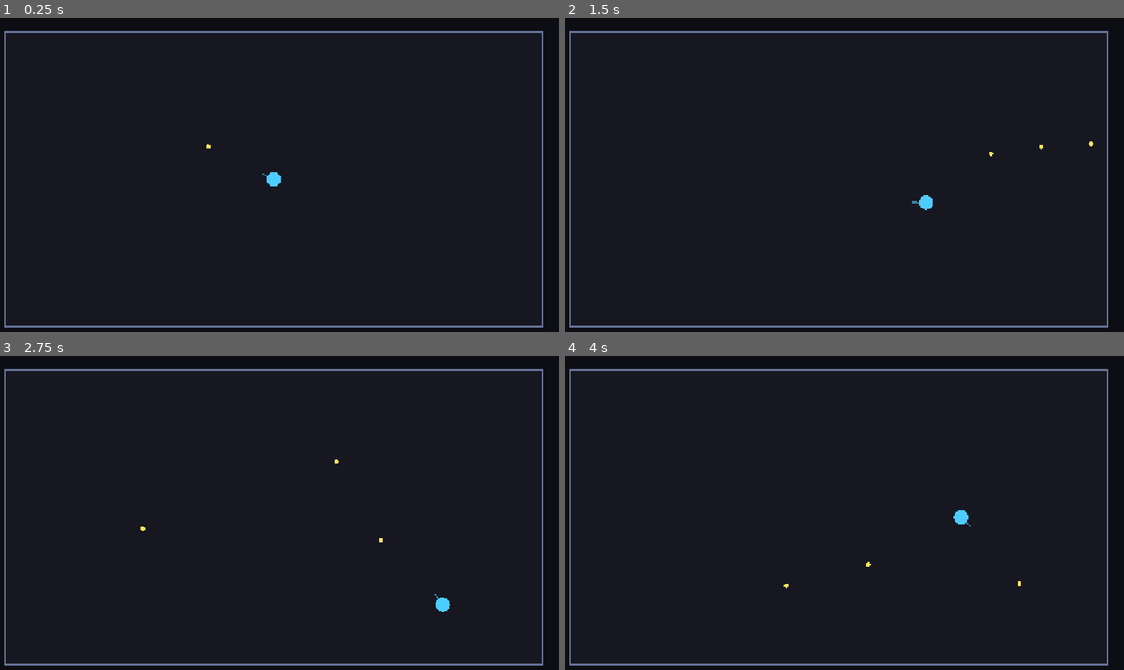
Above: before the commit, frames 1-4 (two rows, left to right).
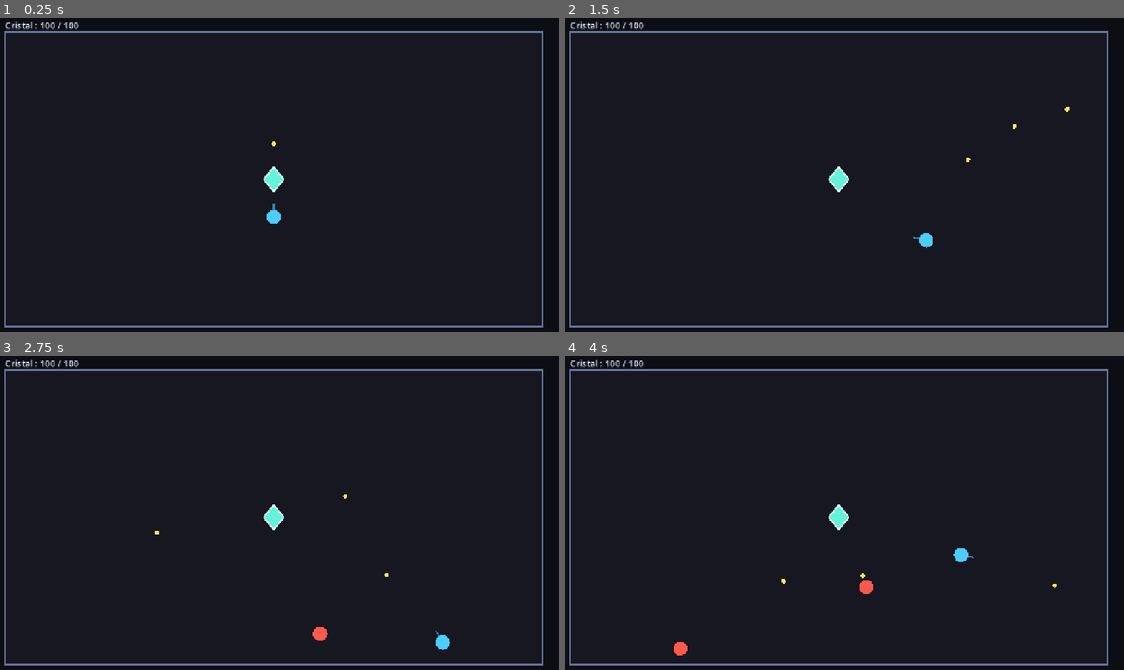
Above: after the commit, the same moments.

Repository: keutarcrash-sudo/first-game
Game: Godot game, scene res://src/game/main.tscn
The game is run twice, just before and just after one commit, with the same random seed, the same clock (stepped at 60 frames per second) and the same inputs.
Inputs (mouse positions are in pixels of both pictures, inside the frame that each line leads up to):
- Up to frame 1 (0.25 s): no input
- Up to frame 2 (1.5 s): tap Enter at 0.5 s; move the mouse to (967, 162) at 0.52 s; hold D (move_right) 0.53-1.28 s; move the mouse to (721, 196) at 1.27 s; hold S (move_down) from 1.28 s (still down)
- Up to frame 3 (2.75 s): move the mouse to (329, 447) at 2.02 s; release S (move_down) at 2.03 s; hold D (move_right) from 2.03 s (still down)
- Up to frame 4 (4 s): move the mouse to (810, 582) at 2.77 s; release D (move_right) at 2.78 s; hold Z (move_up) 2.78-3.53 s; move the mouse to (1012, 566) at 3.52 s; hold Q (move_left) from 3.53 s (still down)

The runs differ from the first frame. In frame 1, 0.5% of the frame differs, in the area x 1-51%, y 1-66%; in frame 2, 0.6%; in frame 3, 0.7%; in frame 4, 0.8%, in the area x 1-88%, y 1-96%.

Commit message:
feat: cristal, ennemis et vagues croissantes ; projectiles supprimés hors de l'arène (story 002)
Story: production/epics/cristal-combo/story-002-cristal-ennemis-vagues.md

Co-Authored-By: Claude Opus 5.5 <noreply@anthropic.com>
Claude-Session: https://claude.ai/code/session_01UVM1eXdfi8dYgM4xtfgzQe

Diff:
--- /dev/null
+++ b/assets/data/defence_stats.json
@@ -0,0 +1,10 @@
+{
+	"crystal_max_hp": 100.0,
+	"crystal_radius": 28.0,
+	"enemy_base_hp": 30.0,
+	"enemy_speed": 90.0,
+	"enemy_contact_damage": 10.0,
+	"enemy_radius": 16.0,
+	"spawn_margin": 10.0,
+	"hero_start_gap": 40.0
+}
--- /dev/null
+++ b/assets/data/waves.json
@@ -0,0 +1,15 @@
+{
+	"first_wave_delay": 2.0,
+	"delay_between_waves": 4.0,
+	"waves": [
+		{ "enemy_count": 4, "hp_multiplier": 1.0, "spawn_interval": 1.5 },
+		{ "enemy_count": 6, "hp_multiplier": 1.0, "spawn_interval": 1.2 },
+		{ "enemy_count": 8, "hp_multiplier": 1.5, "spawn_interval": 1.0 }
+	],
+	"growth": {
+		"enemy_count_per_wave": 2.0,
+		"hp_multiplier_per_wave": 0.25,
+		"spawn_interval_factor": 0.92,
+		"min_spawn_interval": 0.25
+	}
+}
--- /dev/null
+++ b/src/crystal/crystal.gd
@@ -0,0 +1,48 @@
+## The crystal to defend (story 002, design/game-brief.md MVP feature 2).
+## Holds the hit points; enemies call [method take_damage] when they touch it.
+class_name Crystal
+extends Node2D
+
+const COLOR := Color(0.4, 0.95, 0.85)
+const OUTLINE_COLOR := Color(0.85, 1.0, 0.97)
+const OUTLINE_WIDTH := 3.0
+
+## Emitted after every change of hit points.
+signal health_changed(current_hp: float, max_hp: float)
+## Emitted once, when hit points reach zero.
+signal destroyed
+
+## Crystal radius, in pixels.
+var radius: float
+## Current hit points.
+var current_hp: float
+## Hit points at full health.
+var max_hp: float
+
+
+## Sets hit points and size from [param stats]. Call once, before the first physics frame.
+func setup(stats: DefenceStats) -> void:
+	radius = stats.crystal_radius
+	max_hp = stats.crystal_max_hp
+	current_hp = max_hp
+	queue_redraw()
+
+
+## Removes [param amount] hit points. Ignored once the crystal is destroyed.
+func take_damage(amount: float) -> void:
+	if current_hp <= 0.0:
+		return
+	current_hp = maxf(current_hp - amount, 0.0)
+	health_changed.emit(current_hp, max_hp)
+	if current_hp <= 0.0:
+		destroyed.emit()
+
+
+func _draw() -> void:
+	var points := PackedVector2Array([
+		Vector2(0.0, -radius), Vector2(radius * 0.8, 0.0),
+		Vector2(0.0, radius), Vector2(-radius * 0.8, 0.0),
+	])
+	draw_colored_polygon(points, COLOR)
+	points.append(points[0])
+	draw_polyline(points, OUTLINE_COLOR, OUTLINE_WIDTH)
--- /dev/null
+++ b/src/crystal/crystal.tscn
@@ -0,0 +1,6 @@
+[gd_scene format=3]
+
+[ext_resource type="Script" path="res://src/crystal/crystal.gd" id="1_crystal"]
+
+[node name="Crystal" type="Node2D"]
+script = ExtResource("1_crystal")
--- /dev/null
+++ b/src/crystal/defence_stats.gd
@@ -0,0 +1,60 @@
+## Tuning values for the crystal and the enemies (story 002,
+## design/game-brief.md MVP feature 2). Loaded once from a JSON file;
+## every value is required and must be a positive number.
+class_name DefenceStats
+extends RefCounted
+
+const REQUIRED_KEYS := [
+	"crystal_max_hp", "crystal_radius",
+	"enemy_base_hp", "enemy_speed", "enemy_contact_damage", "enemy_radius",
+	"spawn_margin", "hero_start_gap",
+]
+
+## Crystal hit points at the start of the game.
+var crystal_max_hp: float
+## Crystal radius, in pixels (drawing and contact distance).
+var crystal_radius: float
+## Enemy hit points before the wave multiplier.
+var enemy_base_hp: float
+## Enemy walking speed, in pixels per second.
+var enemy_speed: float
+## Damage an enemy deals to the crystal when it touches it.
+var enemy_contact_damage: float
+## Enemy radius, in pixels (collision, drawing, contact distance). Keep it
+## above bullet_speed / 60 / 2 so a bullet cannot tunnel through an enemy.
+var enemy_radius: float
+## Distance in pixels between the arena edge and the enemy spawn line.
+var spawn_margin: float
+## Free space in pixels between the crystal and the hero's starting position.
+var hero_start_gap: float
+
+
+## Reads and validates the JSON file at [param path]. Returns [code]null[/code]
+## and prints an error naming the file and the faulty key if anything is wrong.
+static func load_from_file(path: String) -> DefenceStats:
+	var text: String = FileAccess.get_file_as_string(path)
+	if text.is_empty():
+		push_error("DefenceStats: cannot read '%s' (%s)." % [path, error_string(FileAccess.get_open_error())])
+		return null
+	var data: Variant = JSON.parse_string(text)
+	if not data is Dictionary:
+		push_error("DefenceStats: '%s' is not a valid JSON object." % path)
+		return null
+	for key: String in REQUIRED_KEYS:
+		if not data.has(key):
+			push_error("DefenceStats: key '%s' is missing in '%s'." % [key, path])
+			return null
+		var value: Variant = data[key]
+		if not (value is float or value is int) or value <= 0:
+			push_error("DefenceStats: key '%s' in '%s' must be a positive number (got %s)." % [key, path, value])
+			return null
+	var stats := DefenceStats.new()
+	stats.crystal_max_hp = data["crystal_max_hp"]
+	stats.crystal_radius = data["crystal_radius"]
+	stats.enemy_base_hp = data["enemy_base_hp"]
+	stats.enemy_speed = data["enemy_speed"]
+	stats.enemy_contact_damage = data["enemy_contact_damage"]
+	stats.enemy_radius = data["enemy_radius"]
+	stats.spawn_margin = data["spawn_margin"]
+	stats.hero_start_gap = data["hero_start_gap"]
+	return stats
--- /dev/null
+++ b/src/enemies/enemy.gd
@@ -0,0 +1,71 @@
+## Enemy (story 002): walks straight to the crystal. Sits on physics layer 2
+## ("enemies") so hero bullets hit it, and implements [method take_damage].
+## Contact with the crystal is tested here, by distance, on every physics
+## frame: an enemy never depends on a one-shot signal, so it cannot get stuck
+## against the crystal (known bug of the GDevelop prototype).
+class_name Enemy
+extends Area2D
+
+const COLOR := Color(1.0, 0.35, 0.3)
+const DAMAGED_DARKEN := 0.55  # Colour brightness at 0 HP, scaled up to 1 at full HP.
+const ENEMY_LAYER := 2  # Bit value of physics layer 2, "enemies".
+
+var _crystal: Crystal
+var _target: Vector2
+var _touch_distance_sq: float
+var _contact_damage: float
+var _speed: float
+var _radius: float
+var _hp: float
+var _max_hp: float
+
+
+## Sets stats, hit points ([param hp]), spawn position and target. Call before adding the enemy to the tree.
+func setup(stats: DefenceStats, hp: float, start_position: Vector2, crystal: Crystal) -> void:
+	_crystal = crystal
+	_target = crystal.global_position
+	_contact_damage = stats.enemy_contact_damage
+	_speed = stats.enemy_speed
+	_radius = stats.enemy_radius
+	_hp = hp
+	_max_hp = hp
+	var touch_distance: float = crystal.radius + _radius
+	_touch_distance_sq = touch_distance * touch_distance
+	position = start_position
+
+
+func _ready() -> void:
+	collision_layer = ENEMY_LAYER
+	collision_mask = 0
+	monitoring = false
+	var shape := CircleShape2D.new()
+	shape.radius = _radius
+	var collision := CollisionShape2D.new()
+	collision.shape = shape
+	add_child(collision)
+
+
+func _physics_process(delta: float) -> void:
+	# An enemy killed this frame (queued for deletion) must not hurt the crystal.
+	if is_queued_for_deletion():
+		return
+	position = position.move_toward(_target, _speed * delta)
+	if position.distance_squared_to(_target) <= _touch_distance_sq:
+		_crystal.take_damage(_contact_damage)
+		queue_free()
+
+
+func _draw() -> void:
+	var shade: float = lerpf(DAMAGED_DARKEN, 1.0, _hp / _max_hp)
+	draw_circle(Vector2.ZERO, _radius, Color(COLOR.r * shade, COLOR.g * shade, COLOR.b * shade))
+
+
+## Removes [param amount] hit points; the enemy is freed at zero.
+func take_damage(amount: float) -> void:
+	if is_queued_for_deletion():
+		return
+	_hp -= amount
+	if _hp <= 0.0:
+		queue_free()
+	else:
+		queue_redraw()
--- a/src/game/main.gd
+++ b/src/game/main.gd
@@ -1,8 +1,12 @@
-## Arena for story 001: dark background, visible arena bounds and the hero.
-## Loads the tuning data once and hands it to the hero.
+## Arena (stories 001-002): dark background, visible arena bounds, the hero,
+## the crystal and the wave spawner. Loads the tuning data once and hands it
+## to each part. When the crystal is destroyed the whole tree is paused, which
+## stops spawning, enemies, bullets and the hero.
 extends Node2D
 
 const STATS_PATH := "res://assets/data/hero_stats.json"
+const DEFENCE_PATH := "res://assets/data/defence_stats.json"
+const WAVES_PATH := "res://assets/data/waves.json"
 const FLOOR_COLOR := Color(0.09, 0.09, 0.13)
 const BORDER_COLOR := Color(0.4, 0.45, 0.6)
 const BORDER_WIDTH := 4.0
@@ -11,19 +15,36 @@
 
 @onready var _hero: Hero = $Hero
 @onready var _bullets: Node2D = $Bullets
+@onready var _enemies: Node2D = $Enemies
+@onready var _crystal: Crystal = $Crystal
+@onready var _spawner: WaveSpawner = $WaveSpawner
+@onready var _hud: CrystalHud = $Hud
 
 
 func _ready() -> void:
 	var stats: HeroStats = HeroStats.load_from_file(STATS_PATH)
-	if stats == null:
+	var defence: DefenceStats = DefenceStats.load_from_file(DEFENCE_PATH)
+	var curve: WaveCurve = WaveCurve.load_from_file(WAVES_PATH)
+	if stats == null or defence == null or curve == null:
 		_hero.queue_free()
+		_crystal.queue_free()
 		return
 	_arena_rect = Rect2((get_viewport_rect().size - stats.arena_size) / 2.0, stats.arena_size)
 	_hero.setup(stats, _arena_rect, _bullets)
-	_hero.global_position = _arena_rect.get_center()
+	_crystal.global_position = _arena_rect.get_center()
+	_crystal.setup(defence)
+	# The hero starts below the crystal, not on top of it.
+	_hero.global_position = _crystal.global_position + Vector2(0.0, defence.crystal_radius + stats.hero_radius + defence.hero_start_gap)
+	_hud.bind(_crystal)
+	_crystal.destroyed.connect(_on_crystal_destroyed)
+	_spawner.setup(curve, defence, _arena_rect, _crystal, _enemies)
 	queue_redraw()
 
 
 func _draw() -> void:
 	draw_rect(_arena_rect, FLOOR_COLOR)
 	draw_rect(_arena_rect, BORDER_COLOR, false, BORDER_WIDTH)
+
+
+func _on_crystal_destroyed() -> void:
+	get_tree().paused = true
--- a/src/game/main.tscn
+++ b/src/game/main.tscn
@@ -2,10 +2,23 @@
 
 [ext_resource type="Script" path="res://src/game/main.gd" id="1_main"]
 [ext_resource type="PackedScene" path="res://src/hero/hero.tscn" id="2_hero"]
+[ext_resource type="PackedScene" path="res://src/crystal/crystal.tscn" id="3_crystal"]
+[ext_resource type="Script" path="res://src/waves/wave_spawner.gd" id="4_spawner"]
+[ext_resource type="Script" path="res://src/ui/crystal_hud.gd" id="5_hud"]
 
 [node name="Main" type="Node2D"]
 script = ExtResource("1_main")
 
+[node name="Crystal" parent="." instance=ExtResource("3_crystal")]
+
+[node name="Enemies" type="Node2D" parent="."]
+
 [node name="Bullets" type="Node2D" parent="."]
 
 [node name="Hero" parent="." instance=ExtResource("2_hero")]
+
+[node name="WaveSpawner" type="Node" parent="."]
+script = ExtResource("4_spawner")
+
+[node name="Hud" type="CanvasLayer" parent="."]
+script = ExtResource("5_hud")
--- a/src/hero/hero.gd
+++ b/src/hero/hero.gd
@@ -12,6 +12,7 @@
 
 var _stats: HeroStats
 var _bullet_parent: Node
+var _arena_rect: Rect2
 var _min_position: Vector2
 var _max_position: Vector2
 var _aim_direction := Vector2.RIGHT
@@ -23,6 +24,7 @@
 func setup(stats: HeroStats, arena_rect: Rect2, bullet_parent: Node) -> void:
 	_stats = stats
 	_bullet_parent = bullet_parent
+	_arena_rect = arena_rect
 	var margin := Vector2(stats.hero_radius, stats.hero_radius)
 	_min_position = arena_rect.position + margin
 	_max_position = arena_rect.end - margin
@@ -63,6 +65,6 @@
 
 func _fire() -> void:
 	var bullet := HeroBullet.new()
-	bullet.setup(_stats, _aim_direction)
+	bullet.setup(_stats, _aim_direction, _arena_rect)
 	_bullet_parent.add_child(bullet)
 	bullet.global_position = global_position
--- a/src/hero/hero_bullet.gd
+++ b/src/hero/hero_bullet.gd
@@ -14,12 +14,15 @@
 var _velocity: Vector2
 var _max_range: float
 var _radius: float
+var _arena_rect: Rect2
 var _travelled := 0.0
 
 
 ## Sets damage, speed, range and size from [param stats], and the flight
-## direction (a normalised vector). Call before adding the bullet to the tree.
-func setup(stats: HeroStats, direction: Vector2) -> void:
+## direction (a normalised vector). The bullet is freed as soon as it leaves
+## [param arena_rect]. Call before adding the bullet to the tree.
+func setup(stats: HeroStats, direction: Vector2, arena_rect: Rect2) -> void:
+	_arena_rect = arena_rect
 	damage = stats.bullet_damage
 	_velocity = direction * stats.bullet_speed
 	_max_range = stats.bullet_max_range
@@ -42,7 +45,7 @@
 	var step: Vector2 = _velocity * delta
 	position += step
 	_travelled += step.length()
-	if _travelled >= _max_range:
+	if _travelled >= _max_range or not _arena_rect.has_point(global_position):
 		queue_free()
 
 
--- /dev/null
+++ b/src/ui/crystal_hud.gd
@@ -0,0 +1,45 @@
+## On-screen display (story 002): crystal hit points and the defeat message.
+## Only listens to the crystal's signals; knows nothing else about the game.
+class_name CrystalHud
+extends CanvasLayer
+
+const HP_FONT_SIZE := 20
+const DEFEAT_FONT_SIZE := 56
+const HP_POSITION := Vector2(40.0, 2.0)
+const TEXT_COLOR := Color(0.9, 0.95, 1.0)
+const DEFEAT_COLOR := Color(1.0, 0.4, 0.35)
+
+var _hp_label: Label
+var _defeat_label: Label
+
+
+func _ready() -> void:
+	_hp_label = Label.new()
+	_hp_label.position = HP_POSITION
+	_hp_label.add_theme_font_size_override(&"font_size", HP_FONT_SIZE)
+	_hp_label.add_theme_color_override(&"font_color", TEXT_COLOR)
+	add_child(_hp_label)
+	_defeat_label = Label.new()
+	_defeat_label.set_anchors_preset(Control.PRESET_FULL_RECT)
+	_defeat_label.horizontal_alignment = HORIZONTAL_ALIGNMENT_CENTER
+	_defeat_label.vertical_alignment = VERTICAL_ALIGNMENT_CENTER
+	_defeat_label.add_theme_font_size_override(&"font_size", DEFEAT_FONT_SIZE)
+	_defeat_label.add_theme_color_override(&"font_color", DEFEAT_COLOR)
+	_defeat_label.text = "Cristal détruit"
+	_defeat_label.visible = false
+	add_child(_defeat_label)
+
+
+## Shows the crystal's hit points and keeps them up to date. Call after the crystal's setup.
+func bind(crystal: Crystal) -> void:
+	_on_health_changed(crystal.current_hp, crystal.max_hp)
+	crystal.health_changed.connect(_on_health_changed)
+	crystal.destroyed.connect(_on_crystal_destroyed)
+
+
+func _on_health_changed(current_hp: float, max_hp: float) -> void:
+	_hp_label.text = "Cristal : %d / %d" % [ceili(current_hp), ceili(max_hp)]
+
+
+func _on_crystal_destroyed() -> void:
+	_defeat_label.visible = true
--- /dev/null
+++ b/src/waves/wave_curve.gd
@@ -0,0 +1,99 @@
+## Wave difficulty curve (story 002). Loaded once from a JSON file: a list of
+## hand-tuned first waves, then a growth rule applied to the last listed wave
+## for every wave after it, so waves go on indefinitely.
+class_name WaveCurve
+extends RefCounted
+
+const WAVE_KEYS := ["enemy_count", "hp_multiplier", "spawn_interval"]
+const GROWTH_KEYS := [
+	"enemy_count_per_wave", "hp_multiplier_per_wave",
+	"spawn_interval_factor", "min_spawn_interval",
+]
+
+## Seconds before the first wave starts.
+var first_wave_delay: float
+## Seconds between the end of a wave and the start of the next one.
+var delay_between_waves: float
+
+var _waves: Array[Dictionary] = []
+var _enemy_count_per_wave: float
+var _hp_multiplier_per_wave: float
+var _spawn_interval_factor: float
+var _min_spawn_interval: float
+
+
+## Reads and validates the JSON file at [param path]. Returns [code]null[/code]
+## and prints an error naming the file and the faulty key if anything is wrong.
+static func load_from_file(path: String) -> WaveCurve:
+	var text: String = FileAccess.get_file_as_string(path)
+	if text.is_empty():
+		push_error("WaveCurve: cannot read '%s' (%s)." % [path, error_string(FileAccess.get_open_error())])
+		return null
+	var data: Variant = JSON.parse_string(text)
+	if not data is Dictionary:
+		push_error("WaveCurve: '%s' is not a valid JSON object." % path)
+		return null
+	for key: String in ["first_wave_delay", "delay_between_waves"]:
+		if not _is_number(data.get(key), false):
+			push_error("WaveCurve: key '%s' in '%s' is missing or not a positive number." % [key, path])
+			return null
+	var waves: Variant = data.get("waves")
+	if not waves is Array or waves.is_empty():
+		push_error("WaveCurve: key 'waves' in '%s' must be a non-empty list." % path)
+		return null
+	var curve := WaveCurve.new()
+	for i: int in waves.size():
+		var wave: Variant = waves[i]
+		if not wave is Dictionary:
+			push_error("WaveCurve: 'waves[%d]' in '%s' must be an object." % [i, path])
+			return null
+		for key: String in WAVE_KEYS:
+			if not _is_number(wave.get(key), false):
+				push_error("WaveCurve: key '%s' of 'waves[%d]' in '%s' is missing or not a positive number." % [key, i, path])
+				return null
+		curve._waves.append({
+			"enemy_count": roundi(wave["enemy_count"]),
+			"hp_multiplier": float(wave["hp_multiplier"]),
+			"spawn_interval": float(wave["spawn_interval"]),
+		})
+	var growth: Variant = data.get("growth")
+	if not growth is Dictionary:
+		push_error("WaveCurve: key 'growth' in '%s' must be an object." % path)
+		return null
+	for key: String in GROWTH_KEYS:
+		if not _is_number(growth.get(key), key.ends_with("_per_wave")):
+			push_error("WaveCurve: key 'growth.%s' in '%s' is missing or not a valid number." % [key, path])
+			return null
+	if growth["enemy_count_per_wave"] <= 0 and growth["hp_multiplier_per_wave"] <= 0 and growth["spawn_interval_factor"] >= 1.0:
+		push_error("WaveCurve: 'growth' in '%s' must make waves harder (more enemies, more HP or a faster spawn)." % path)
+		return null
+	curve.first_wave_delay = data["first_wave_delay"]
+	curve.delay_between_waves = data["delay_between_waves"]
+	curve._enemy_count_per_wave = growth["enemy_count_per_wave"]
+	curve._hp_multiplier_per_wave = growth["hp_multiplier_per_wave"]
+	curve._spawn_interval_factor = growth["spawn_interval_factor"]
+	curve._min_spawn_interval = growth["min_spawn_interval"]
+	return curve
+
+
+## Returns the parameters of wave [param wave_number] (1-based) as a Dictionary
+## with the keys [code]enemy_count[/code] (int), [code]hp_multiplier[/code] and
+## [code]spawn_interval[/code] (seconds between two spawns).
+func get_wave(wave_number: int) -> Dictionary:
+	var index: int = wave_number - 1
+	if index < _waves.size():
+		return _waves[index]
+	var steps: int = index - _waves.size() + 1
+	var last: Dictionary = _waves[_waves.size() - 1]
+	return {
+		"enemy_count": roundi(last["enemy_count"] + _enemy_count_per_wave * steps),
+		"hp_multiplier": last["hp_multiplier"] + _hp_multiplier_per_wave * steps,
+		"spawn_interval": maxf(last["spawn_interval"] * pow(_spawn_interval_factor, steps), _min_spawn_interval),
+	}
+
+
+## A number, strictly positive unless [param allow_zero] is set (then zero or more).
+static func _is_number(value: Variant, allow_zero: bool) -> bool:
+	if not (value is float or value is int):
+		return false
+	return value >= 0 if allow_zero else value > 0
--- /dev/null
+++ b/src/waves/wave_spawner.gd
@@ -0,0 +1,120 @@
+## Wave spawner (story 002, design/game-brief.md MVP feature 2). Spawns each
+## wave's enemies over time on the arena border. A wave is finished when all
+## its enemies are spawned and every one has left the tree (killed, or freed
+## after touching the crystal); counting leaving enemies, not signals from the
+## crystal, means no enemy can hold a wave open.
+class_name WaveSpawner
+extends Node
+
+## Emitted when a wave starts spawning.
+signal wave_started(wave_number: int)
+## Emitted when every enemy of the wave is dead or has touched the crystal.
+signal wave_finished(wave_number: int)
+
+# Transitions: WAITING -> SPAWNING (timer elapsed) -> CLEARING (all spawned)
+# -> WAITING (wave finished, via _schedule_next_wave).
+enum State { WAITING, SPAWNING, CLEARING }
+
+var _curve: WaveCurve
+var _stats: DefenceStats
+var _crystal: Crystal
+var _enemies_parent: Node
+var _spawn_rect: Rect2
+var _state := State.WAITING
+var _timer := 0.0
+var _wave_number := 0
+var _to_spawn := 0
+var _alive := 0
+var _spawn_interval := 0.0
+var _hp_multiplier := 1.0
+
+
+func _ready() -> void:
+	set_physics_process(false)
+
+
+## Gives the spawner its data and starts the first wave countdown.
+## Enemies walk to [param crystal] and are added to [param enemies_parent].
+func setup(curve: WaveCurve, stats: DefenceStats, arena_rect: Rect2, crystal: Crystal, enemies_parent: Node) -> void:
+	_curve = curve
+	_stats = stats
+	_crystal = crystal
+	_enemies_parent = enemies_parent
+	_spawn_rect = arena_rect.grow(-stats.spawn_margin)
+	_timer = curve.first_wave_delay
+	set_physics_process(true)
+
+
+func _physics_process(delta: float) -> void:
+	match _state:
+		State.WAITING:
+			_timer -= delta
+			if _timer <= 0.0:
+				_begin_wave()
+		State.SPAWNING:
+			_timer -= delta
+			while _timer <= 0.0 and _to_spawn > 0:
+				_spawn_enemy()
+				_timer += _spawn_interval
+			if _to_spawn == 0:
+				_state = State.CLEARING
+				_finish_wave_if_cleared()
+		State.CLEARING:
+			pass  # Waiting for _on_enemy_left.
+
+
+func _begin_wave() -> void:
+	_wave_number += 1
+	var wave: Dictionary = _curve.get_wave(_wave_number)
+	_to_spawn = wave["enemy_count"]
+	_hp_multiplier = wave["hp_multiplier"]
+	_spawn_interval = wave["spawn_interval"]
+	_timer = 0.0
+	_state = State.SPAWNING
+	wave_started.emit(_wave_number)
+
+
+func _spawn_enemy() -> void:
+	_to_spawn -= 1
+	_alive += 1
+	var enemy := Enemy.new()
+	enemy.setup(_stats, _stats.enemy_base_hp * _hp_multiplier, _random_border_point(), _crystal)
+	enemy.tree_exited.connect(_on_enemy_left)
+	_enemies_parent.add_child(enemy)
+
+
+func _on_enemy_left() -> void:
+	_alive -= 1
+	if _state == State.CLEARING:
+		_finish_wave_if_cleared()
+
+
+func _finish_wave_if_cleared() -> void:
+	if _alive > 0:
+		return
+	wave_finished.emit(_wave_number)
+	_schedule_next_wave()
+
+
+## Temporary rule until story 003 adds the build phase: the next wave starts
+## after a fixed delay. Story 003 replaces this function.
+func _schedule_next_wave() -> void:
+	_state = State.WAITING
+	_timer = _curve.delay_between_waves
+
+
+## A random point on the border of the spawn rectangle, uniform along its perimeter.
+func _random_border_point() -> Vector2:
+	var size: Vector2 = _spawn_rect.size
+	var along: float = randf() * 2.0 * (size.x + size.y)
+	var origin: Vector2 = _spawn_rect.position
+	if along < size.x:
+		return origin + Vector2(along, 0.0)
+	along -= size.x
+	if along < size.y:
+		return origin + Vector2(size.x, along)
+	along -= size.y
+	if along < size.x:
+		return origin + Vector2(size.x - along, size.y)
+	along -= size.x
+	return origin + Vector2(0.0, size.y - along)
Not shown, changed: production/epics/cristal-combo/story-002-cristal-ennemis-vagues.md
